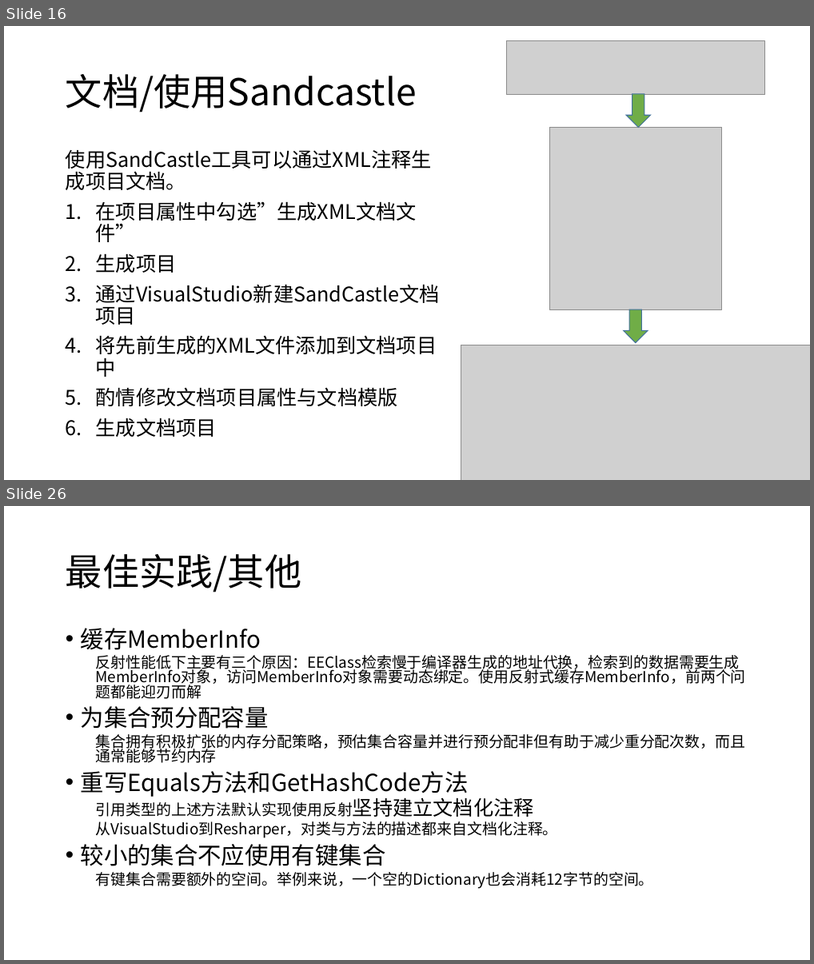
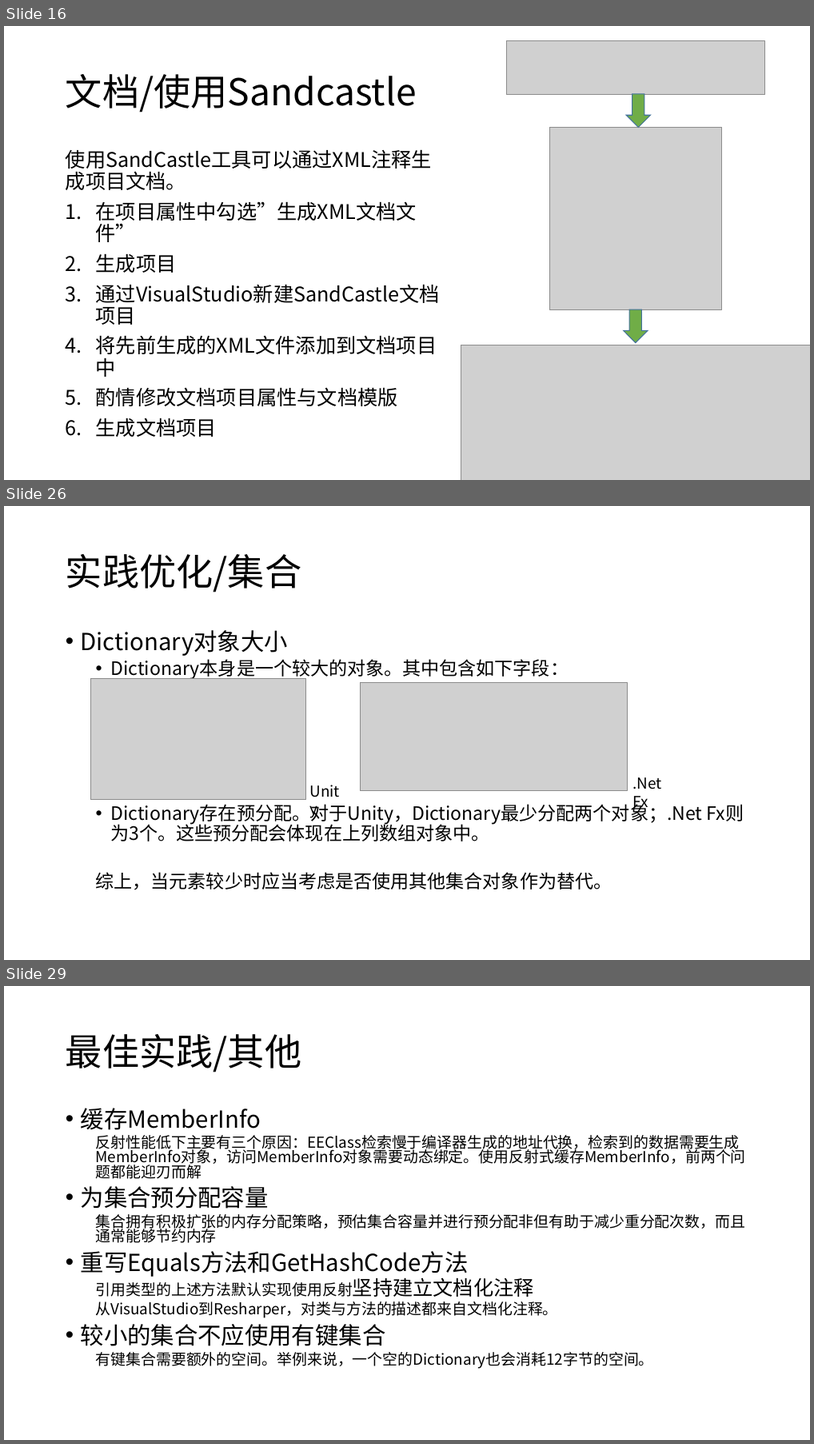
Before and after one commit to snakealpha/DotNetSession, a slide deck: pptx.pptx.pptx. Shown one above the other, each under a label of ours: slides 16 and 26 before the commit, slides 16, 26 and 29 after it; the slides between them are not shown. The pictures are 814x964 and 814x1444 pixels, drawn with LibreOffice and Linux fonts; fonts in the diff are those of the drawing; grey boxes stand for pictures. Boxes give left, top, right and bottom in pixels: in the first picture for what was removed or moved away, otherwise in the second. Text is boxed around its words. In the diff, an @@ line names an element or a change of style, - is before the commit and + after.

```diff
--- a/pptx.pptx.pptx
+++ b/pptx.pptx.pptx
@@ slide 26 added at (4, 506, 810, 960), background #FFFFFF @@
@@ title added at (66, 554, 302, 592), 44 pt, text #000000 @@
+实践优化/集合
@@ text added at (81, 630, 703, 890), 22 pt, text #000000 @@
+• Dictionary对象大小
+  • Dictionary本身是一个较大的对象。其中包含如下字段：
+  • Dictionary存在预分配。对于Unity，Dictionary最少分配两个对象；.Net Fx则为3个。这些预分配会体现在上列数组对象中。
+  综上，当元素较少时应当考虑是否使用其他集合对象作为替代。
@@ picture added at (90, 679, 306, 799) @@
@@ picture added at (360, 682, 628, 790) @@
@@ text added at (633, 777, 662, 811), 18 pt, text #000000 @@
+.Net Fx
@@ text added at (111, 801, 703, 824), 18 pt, text #000000 @@
+Unity
@@ what was slide 26 is now slide 29 @@
```
Also in this commit, not shown: 8 slides changed, 3 other slides added, 1 slide removed.
